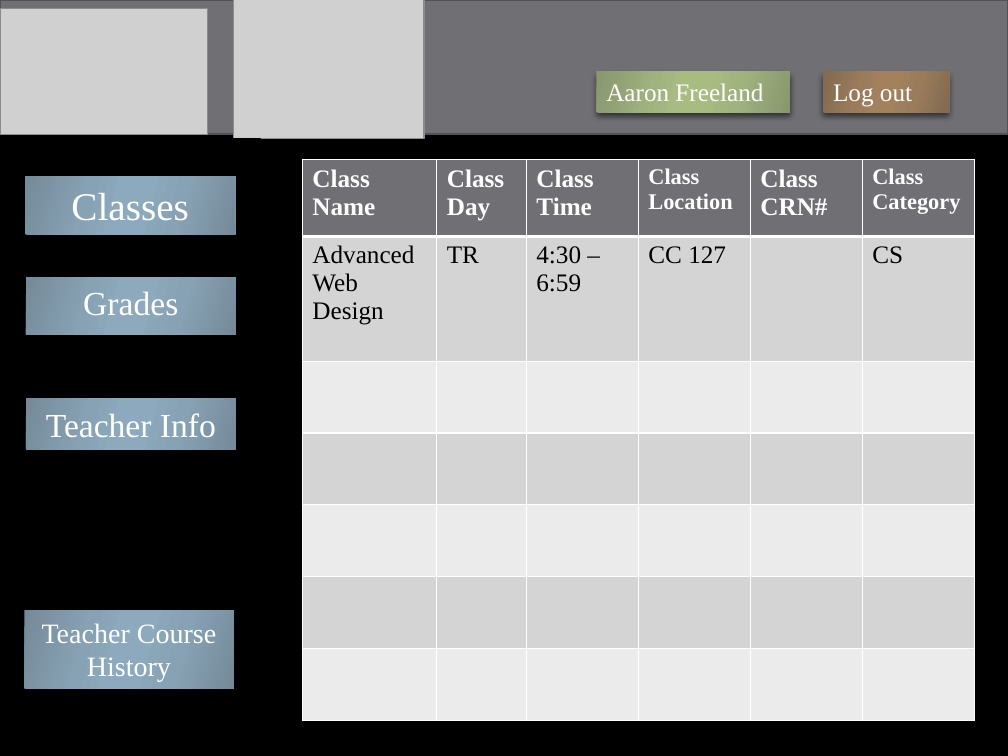
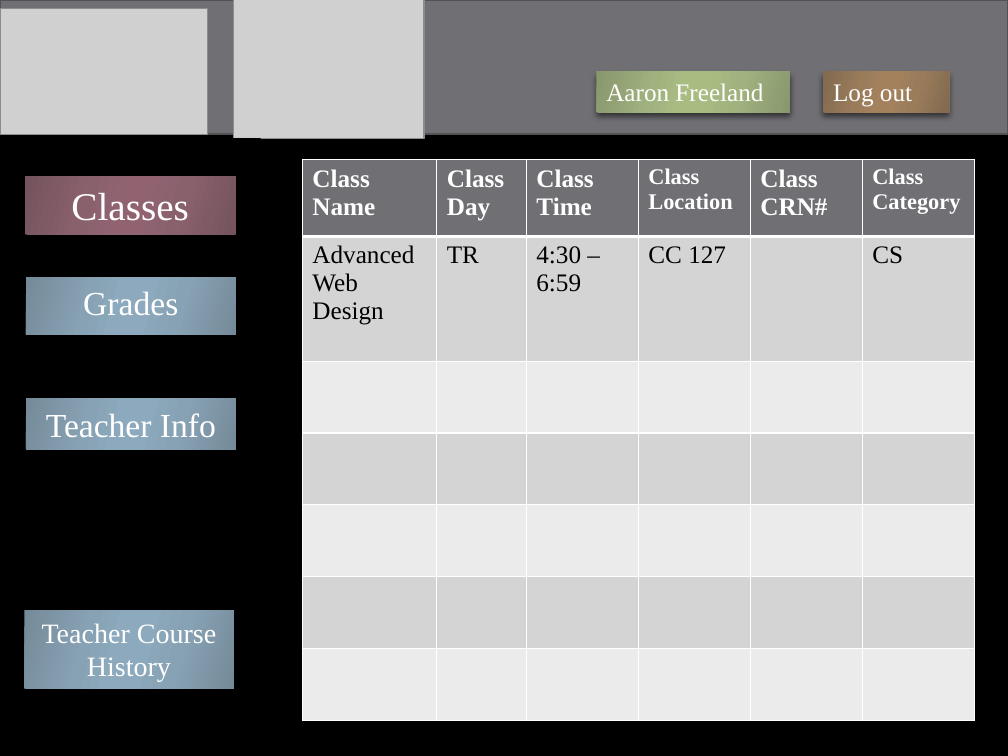
Before and after one commit to WVUP/Spring-2015, a slide deck: slide 4 of Assignments/Gradebook App PowerPont/Austin Brand/Javascript_Gradebook_Storyboard.pptx (slide 3 before the commit). Drawn at 1008x756 pixels with LibreOffice and Linux fonts; fonts in the diff are those of the drawing; grey boxes stand for pictures; background and template pictures are left out. Boxes give left, top, right and bottom in pixels: in the first picture for what was removed or moved away, otherwise in the second. Text is boxed around its words. In the diff, an @@ line names an element or a change of style, - is before the commit and + after.

```diff
--- a/Assignments/Gradebook App PowerPont/Austin Brand/Javascript_Gradebook_Storyboard.pptx
+++ b/Assignments/Gradebook App PowerPont/Austin Brand/Javascript_Gradebook_Storyboard.pptx
@@ rectangle "Classes" at (25,176,235,234): fill gradient #768B99 to #88A2B4 to #8DAABE to gradient #75545E to #8A616D to #926472 @@
```
Also in this commit, not shown: 2 other slides changed.
